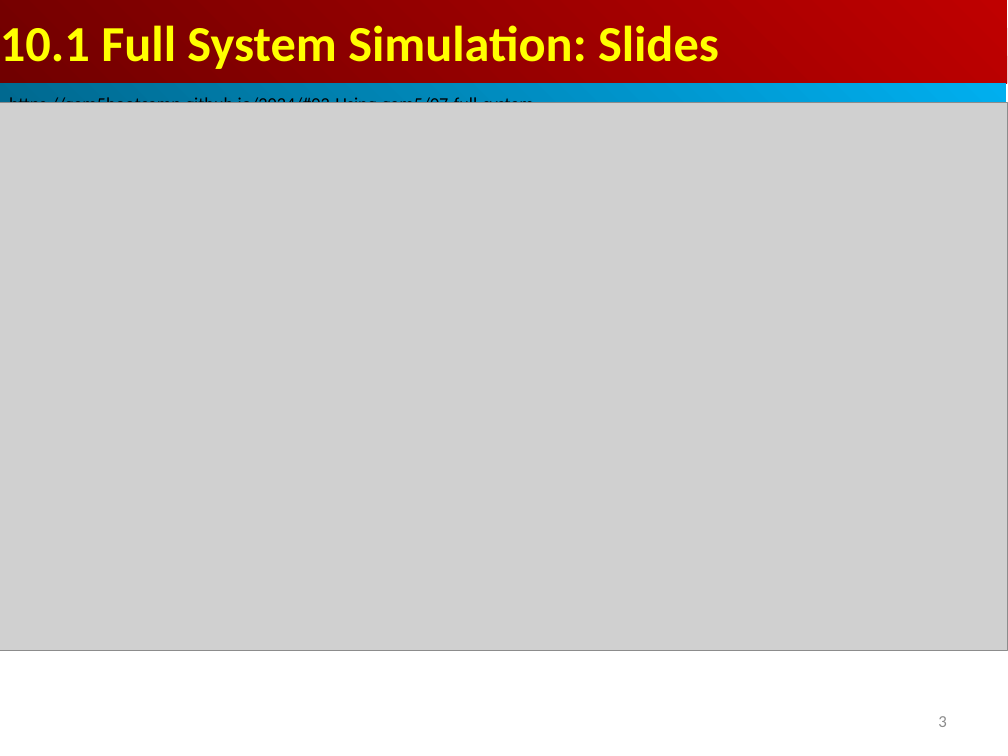
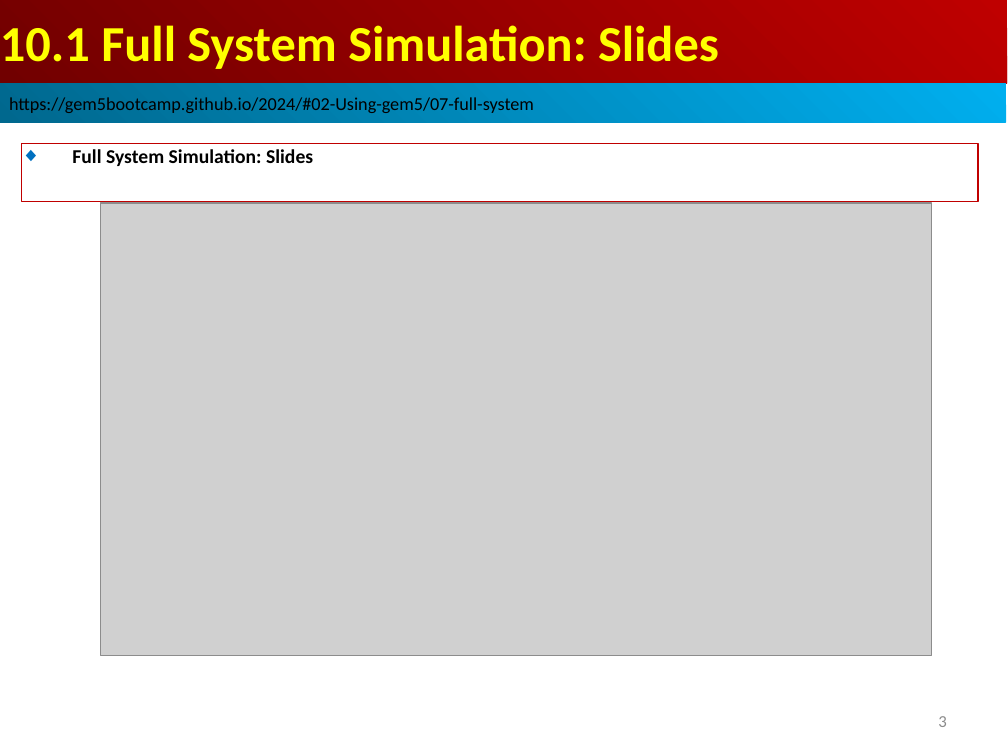
Before and after one commit to peterhchen/AIU_CS850_Gem5_McPAT, a slide deck: slide 3 of 050_Gem5/010.FullSys/002_Note/010.FullSystem_Slide.ppt. Drawn at 1008x756 pixels with LibreOffice and Linux fonts; fonts in the diff are those of the drawing; grey boxes stand for pictures. Boxes give left, top, right and bottom in pixels: in the first picture for what was removed or moved away, otherwise in the second. Text is boxed around its words. In the diff, an @@ line names an element or a change of style, - is before the commit and + after.

```diff
--- a/050_Gem5/010.FullSys/002_Note/010.FullSystem_Slide.ppt
+++ b/050_Gem5/010.FullSys/002_Note/010.FullSystem_Slide.ppt
@@ rectangle added at (21,143,978,202), outline #C00000 0.74 pt, 14 pt, text #000000, bold @@
+◆ Full System Simulation: Slides
@@ picture: place and size @@
-picture at (0,103,1007,651)
+picture at (101,203,931,655)
```
Also in this commit, not shown: 20 slides added.
